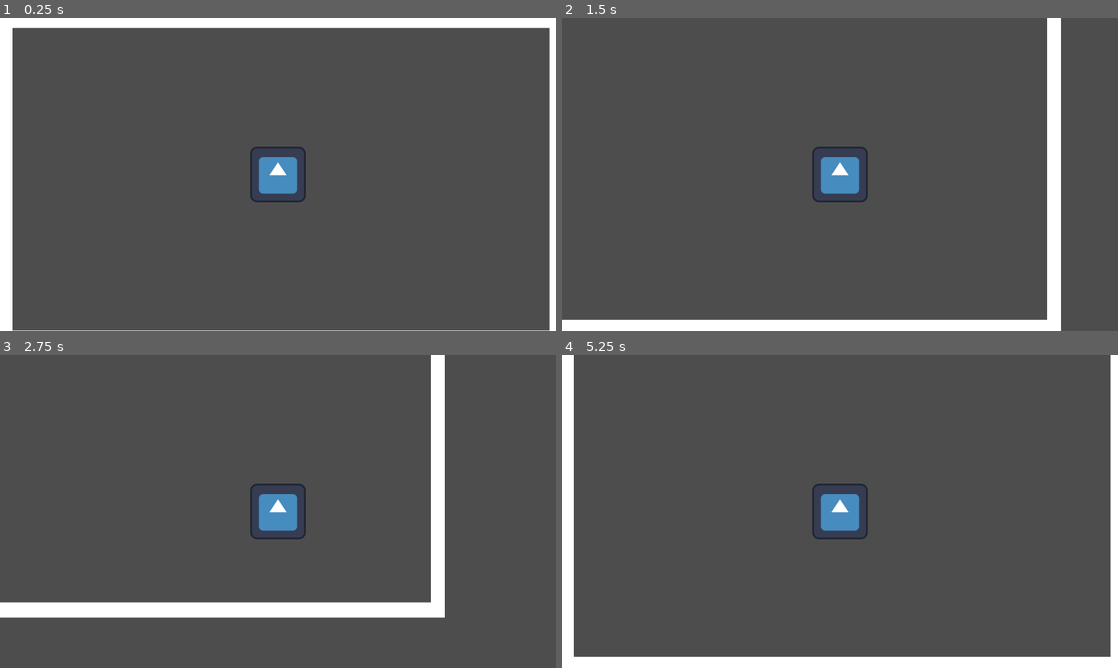
Above: before the commit, frames 1-4 (two rows, left to right).
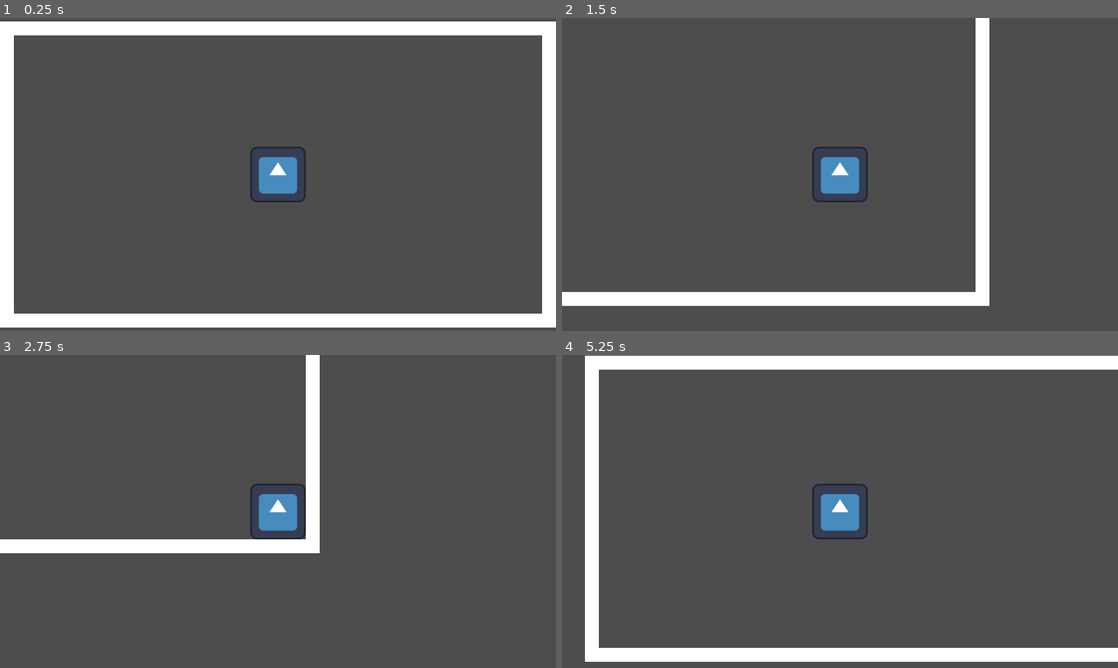
Above: after the commit, the same moments.

Repository: Jesper-Johansson/anyjam
Game: Godot game, scene res://scenes/test/test_scene/test_scene.tscn
Two runs of this game, one before a commit and one after it. Both use one fixed random seed, a clock stepped at 60 frames per second and the inputs below. The project has no main scene, so this scene is started directly. The engine's default icon, where the game draws it, is replaced by a stand-in: a white triangle on a blue panel in a dark square.
Inputs:
- Up to frame 1 (0.25 s): no input
- Up to frame 2 (1.5 s): tap Enter at 0.5 s; hold D (right) 0.53-1.28 s; hold S (down) from 1.28 s (still down)
- Up to frame 3 (2.75 s): release S (down) at 2.03 s; hold D (right) from 2.03 s (still down)
- Up to frame 4 (5.25 s): release D (right) at 2.78 s; hold W (up) 2.78-3.53 s; hold A (left) 3.53-5.03 s; hold S (down) from 5.03 s (still down)

The runs differ from the first frame. In frame 1, 9.5% of the frame differs, in the area x 0-100%, y 0-100%; in frame 2, 11%; in frame 3, 10%; in frame 4, 15%.

Commit message:
Compability & Strech Mode

Diff:
--- a/project.godot
+++ b/project.godot
@@ -20,6 +20,7 @@
 window/size/viewport_height=180
 window/size/window_width_override=1280
 window/size/window_height_override=720
+window/stretch/mode="canvas_items"
 
 [input]
 
@@ -43,3 +44,8 @@
 "events": [Object(InputEventKey,"resource_local_to_scene":false,"resource_name":"","device":-1,"window_id":0,"alt_press …(192 unchanged characters)…
 ]
 }
+
+[rendering]
+
+renderer/rendering_method="gl_compatibility"
+renderer/rendering_method.mobile="gl_compatibility"
--- a/scenes/player/player.tscn
+++ b/scenes/player/player.tscn
@@ -4,12 +4,13 @@
 [ext_resource type="Script" uid="uid://c506dyw4oldug" path="res://scenes/player/player.gd" id="1_dovo2"]
 
 [sub_resource type="RectangleShape2D" id="RectangleShape2D_dovo2"]
-size = Vector2(128, 128)
+size = Vector2(32, 32)
 
 [node name="Player" type="CharacterBody2D"]
 script = ExtResource("1_dovo2")
 
 [node name="Sprite2D" type="Sprite2D" parent="."]
+scale = Vector2(0.25, 0.25)
 texture = ExtResource("1_8afob")
 
 [node name="CollisionShape2D" type="CollisionShape2D" parent="."]
--- a/scenes/test/test_scene/test_scene.tscn
+++ b/scenes/test/test_scene/test_scene.tscn
@@ -9,13 +9,12 @@
 [node name="StaticBody2D" type="StaticBody2D" parent="."]
 
 [node name="CollisionPolygon2D" type="CollisionPolygon2D" parent="StaticBody2D"]
-position = Vector2(-20.0313, -20.0437)
-scale = Vector2(4.06738, 4.35334)
 polygon = PackedVector2Array(8, 0, 0, 0, 0, 176, 320, 176, 320, 0, 312, 0, 312, 168, 8, 168, 8, 8, 312, 8, 312, 0)
 
 [node name="Polygon2D" type="Polygon2D" parent="StaticBody2D/CollisionPolygon2D"]
 
 [node name="Player" parent="." instance=ExtResource("2_1d3ff")]
-position = Vector2(624, 352)
+position = Vector2(160, 88)
+max_speed = 100.0
 
 [node name="Camera2D" type="Camera2D" parent="Player"]
